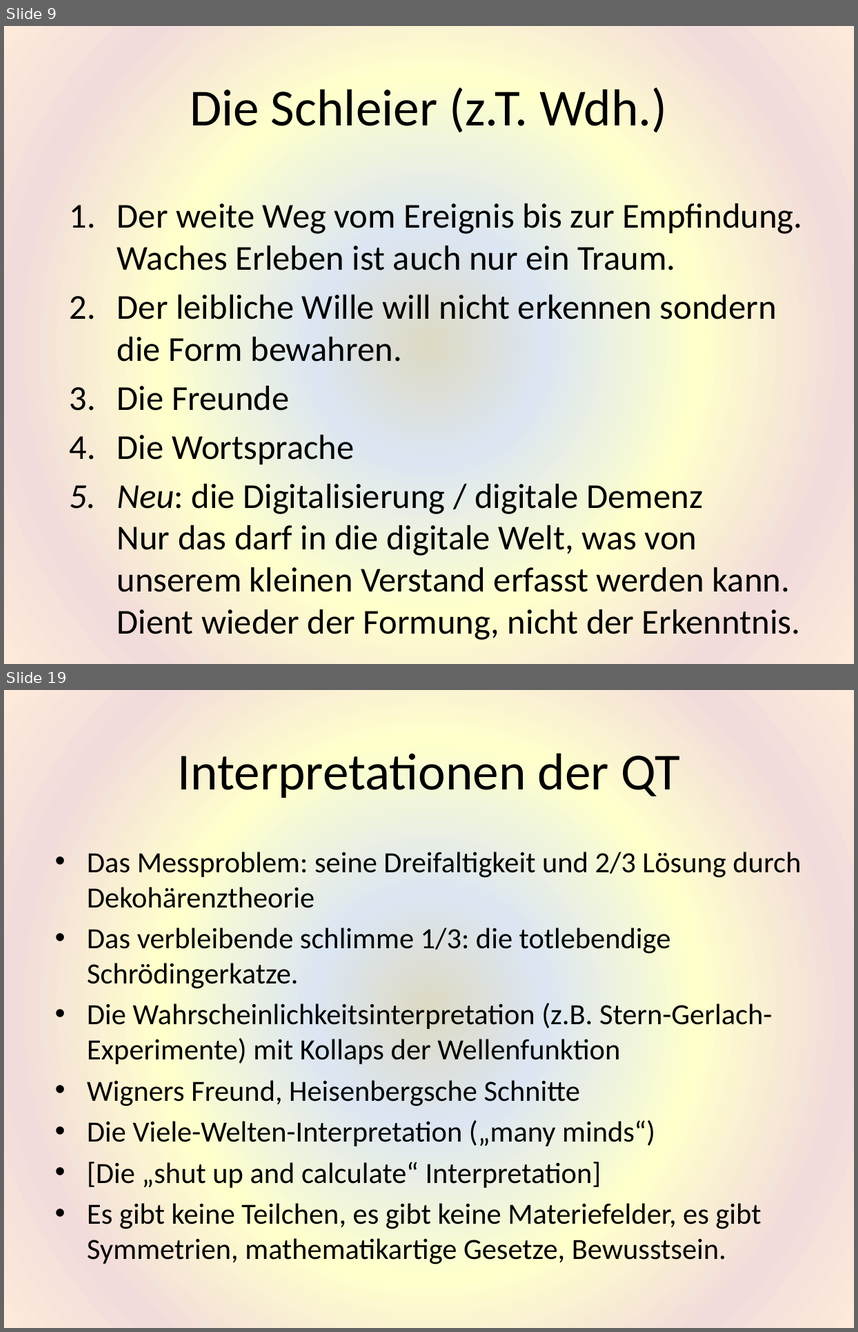
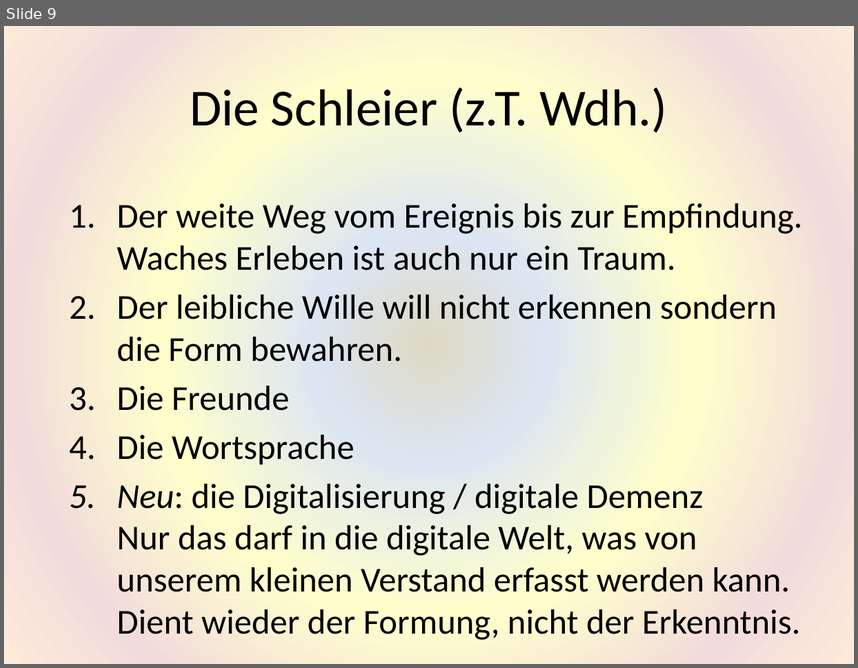
Before and after one commit to HaraldRieder/Physikalismus, a slide deck: Philosophie.pptx. Shown one above the other, each under a label of ours: slides 9 and 19 before the commit, slide 9 after it; the slides between them are not shown. The pictures are 858x1332 and 858x668 pixels, drawn with LibreOffice and Linux fonts; fonts in the diff are those of the drawing. Boxes give left, top, right and bottom in pixels: in the first picture for what was removed or moved away, otherwise in the second. Text is boxed around its words. In the diff, an @@ line names an element or a change of style, - is before the commit and + after.

```diff
--- a/Philosophie.pptx
+++ b/Philosophie.pptx
@@ slide 19 removed at (4,690,854,1328), background gradient #DDD9C3 to #DCE6F2 to #FFFFCC to #F2DCDB to #FDEADA @@
@@ title removed at (177,753,680,798) @@
-Interpretationen der QT
@@ text removed at (87,851,801,1264) @@
-• Das Messproblem: seine Dreifaltigkeit und 2/3 Lösung durch Dekohärenztheorie
-• Das verbleibende schlimme 1/3: die totlebendige Schrödingerkatze.
-• Die Wahrscheinlichkeitsinterpretation (z.B. Stern-Gerlach-Experimente) mit Kollaps der Wellenfunktion
-• Wigners Freund, Heisenbergsche Schnitte
-• Die Viele-Welten-Interpretation („many minds“)
-• [Die „shut up and calculate“ Interpretation]
-• Es gibt keine Teilchen, es gibt keine Materiefelder, es gibt Symmetrien, mathematikartige Gesetze, Bewusstsein.
```
Also in this commit, not shown: 10 slides changed, 3 slides added, 2 other slides removed.
